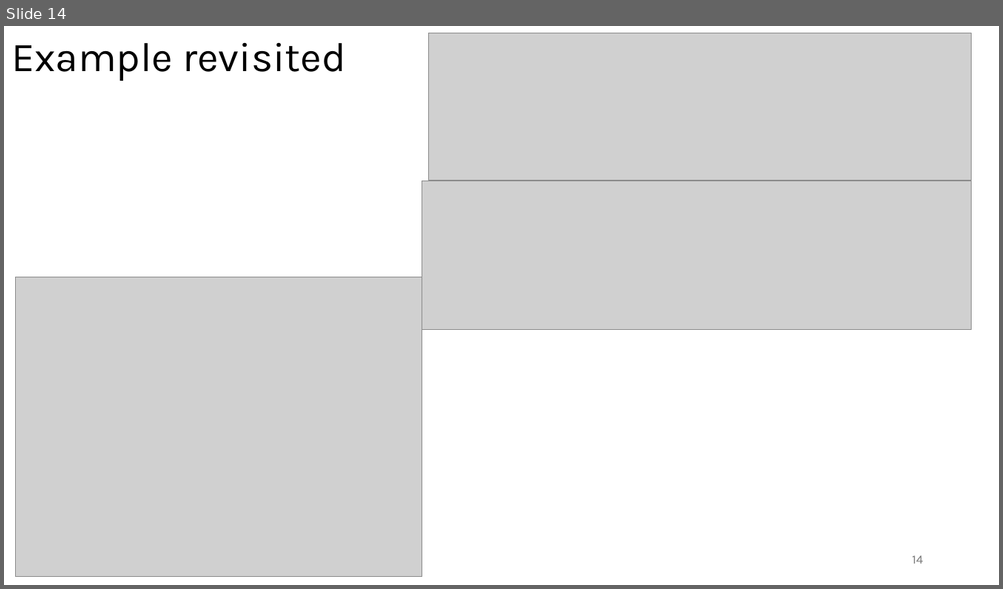
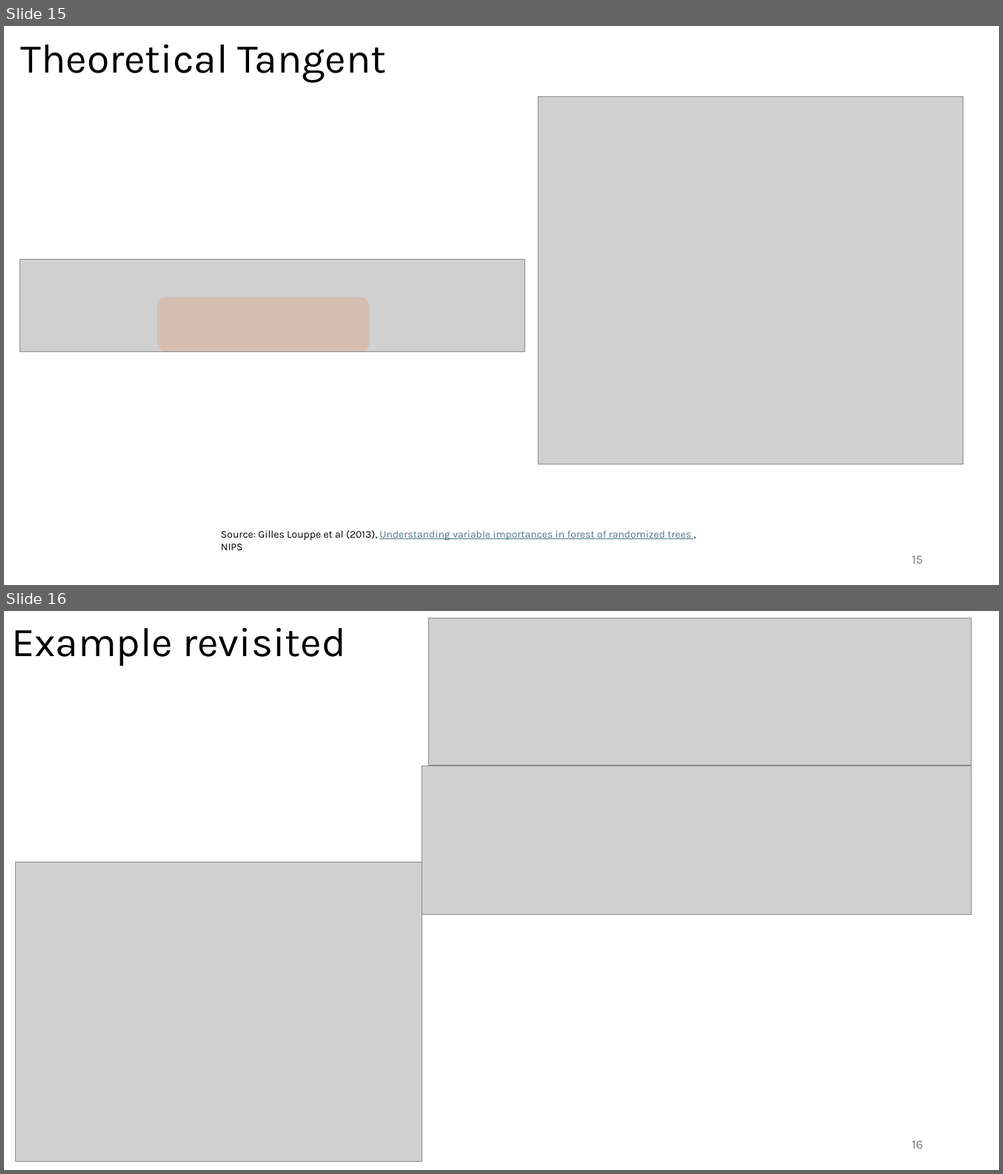
Before and after one commit to omroot/d2l_pytorch, a slide deck: mylearnings/mylecturenotes/ML4AM_Ch6_FeatureImportance.pptx. Shown one above the other, each under a label of ours: slide 14 before the commit, slides 15 and 16 after it. The pictures are 1003x589 and 1003x1174 pixels, drawn with LibreOffice and Linux fonts; fonts in the diff are those of the drawing; grey boxes stand for pictures. Boxes give left, top, right and bottom in pixels: in the first picture for what was removed or moved away, otherwise in the second. Text is boxed around its words. In the diff, an @@ line names an element or a change of style, - is before the commit and + after.

```diff
--- a/mylearnings/mylecturenotes/ML4AM_Ch6_FeatureImportance.pptx
+++ b/mylearnings/mylecturenotes/ML4AM_Ch6_FeatureImportance.pptx
@@ slide 15 added at (4, 26, 999, 585), background #FFFFFF @@
@@ title added at (20, 44, 387, 83), 39.6 pt, text #000000 @@
+Theoretical Tangent
@@ picture added at (538, 96, 964, 465) @@
@@ picture added at (20, 260, 525, 352) @@
@@ rounded rectangle added at (157, 298, 370, 352), fill #E97132 at 20% opacity @@
@@ text added at (221, 531, 691, 551), 10 pt, text #467886, underline @@
+Source: Gilles Louppe et al (2013), Understanding variable importances in forest of randomized trees , NIPS
@@ page number added at (911, 556, 922, 564), 12 pt, text #797979 @@
+15
@@ what was slide 14 is now slide 16 @@
@@ page number at (911, 1141, 922, 1149): text changed @@
-14
+16
```
Also in this commit, not shown: 10 slides changed, 1 other slide added.
